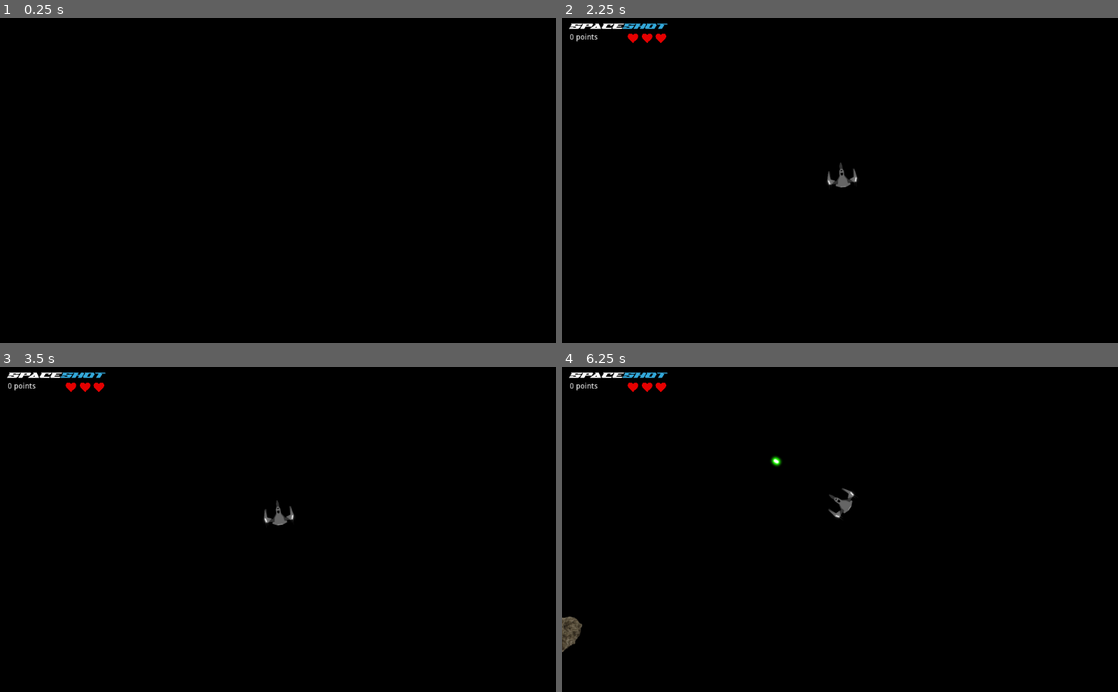
Above: before the commit, frames 1-4 (two rows, left to right).
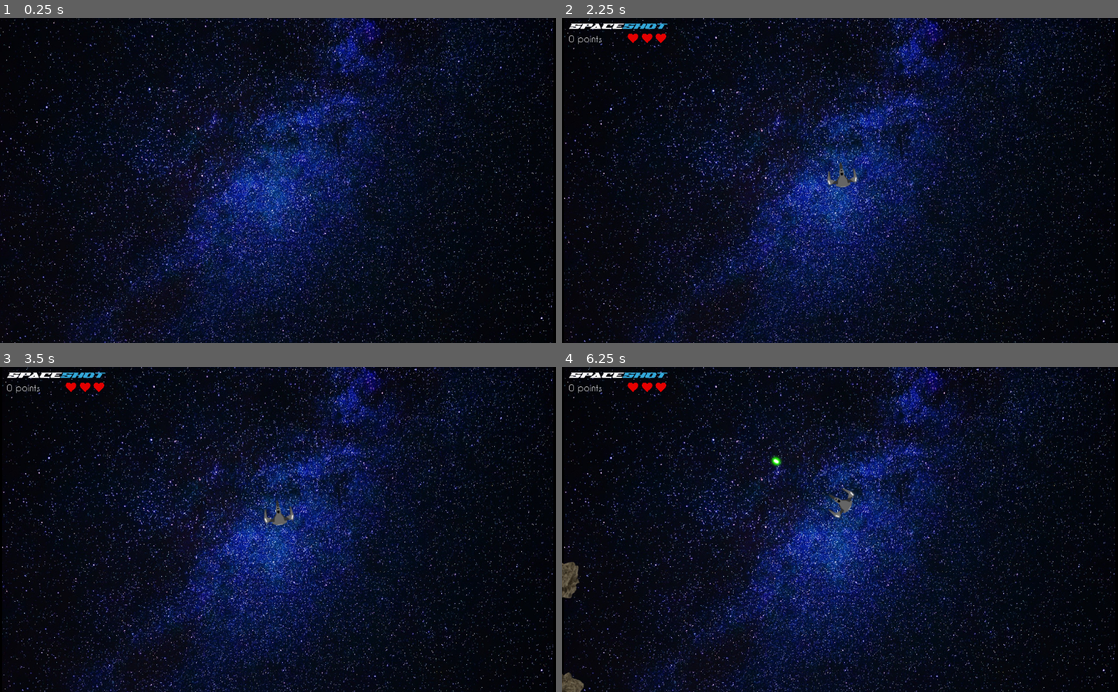
Above: after the commit, the same moments.

Repository: christolord3/Jeux-2D-A2020-Devoirs
Game: Godot game, scene res://scenes/Main.tscn
The game is run twice, just before and just after one commit, with the same random seed, the same clock (stepped at 60 frames per second) and the same inputs.
Inputs (mouse positions are in pixels of both pictures, inside the frame that each line leads up to):
- Up to frame 1 (0.25 s): no input
- Up to frame 2 (2.25 s): tap Enter at 0.5 s; move the mouse to (962, 164) at 0.52 s; hold W (ui_up) 0.53-1.28 s; click (962, 164) at 0.67 s; tap Space at 1.25 s; move the mouse to (728, 196) at 1.27 s; click (728, 196) at 1.42 s; move the mouse to (840, 154) at 2.02 s; hold W (ui_up) from 2.03 s (still down); click (840, 154) at 2.17 s
- Up to frame 3 (3.5 s): keep holding W (ui_up); move the mouse to (278, 503) at 2.77 s; click (278, 503) at 2.92 s
- Up to frame 4 (6.25 s): move the mouse to (1006, 578) at 3.52 s; release W (ui_up) at 3.53 s; click (1006, 578) at 3.67 s; move the mouse to (673, 480) at 4.27 s; click (673, 480) at 4.42 s; move the mouse to (867, 529) at 5.02 s; click (867, 529) at 5.17 s; move the mouse to (756, 448) at 5.77 s; hold W (ui_up) from 5.78 s (still down); click (756, 448) at 5.92 s

The runs differ from the first frame. In frame 1, 51% of the frame differs, in the area x 0-100%, y 0-100%; in frame 2, 51%; in frame 3, 51%; in frame 4, 51%.

Commit message:
Animation joueur
Quand le joueur perd une vie, il devient transparent.

Diff:
--- a/Devoir 4/JeuSpaceShot/project.godot
+++ b/Devoir 4/JeuSpaceShot/project.godot
@@ -20,6 +20,10 @@
 boot_splash/bg_color=Color( 0, 0, 0, 1 )
 config/icon="res://icon.png"
 
+[display]
+
+window/size/resizable=false
+
 [input]
 
 ui_up={
--- a/Devoir 4/JeuSpaceShot/scenes/Jeu.tscn
+++ b/Devoir 4/JeuSpaceShot/scenes/Jeu.tscn
@@ -1,16 +1,28 @@
-[gd_scene load_steps=7 format=2]
+[gd_scene load_steps=11 format=2]
 
 [ext_resource path="res://scenes/Joueur.tscn" type="PackedScene" id=1]
 [ext_resource path="res://ressources/logo/logo-spaceshot.png" type="Texture" id=2]
 [ext_resource path="res://scripts/Jeu.gd" type="Script" id=3]
 [ext_resource path="res://ressources/menu/bouton-quitter.png" type="Texture" id=4]
 [ext_resource path="res://ressources/icones/icone_coeur.png" type="Texture" id=5]
+[ext_resource path="res://ressources/fond_ecran/fond_jeu.jpg" type="Texture" id=6]
+[ext_resource path="res://ressources/polices/CaviarDreams.ttf" type="DynamicFontData" id=7]
+
+[sub_resource type="DynamicFont" id=2]
+font_data = ExtResource( 7 )
 
 [sub_resource type="RectangleShape2D" id=1]
 extents = Vector2( 173.725, 29.9392 )
 
+[sub_resource type="DynamicFont" id=3]
+size = 51
+font_data = ExtResource( 7 )
+
 [node name="Jeu" type="Node"]
 script = ExtResource( 3 )
+__meta__ = {
+"_edit_vertical_guides_": [  ]
+}
 
 [node name="Logo" type="Sprite" parent="."]
 position = Vector2( 103.688, 15.17 )
@@ -21,10 +33,11 @@
 position = Vector2( 512, 300 )
 
 [node name="CompteurPoint" type="RichTextLabel" parent="."]
-margin_left = 13.63
-margin_top = 28.7401
-margin_right = 112.63
-margin_bottom = 44.7401
+margin_left = 13.0
+margin_top = 29.0
+margin_right = 115.0
+margin_bottom = 50.0
+custom_fonts/normal_font = SubResource( 2 )
 __meta__ = {
 "_edit_lock_": true,
 "_edit_use_anchors_": false
@@ -42,11 +55,11 @@
 
 [node name="TexteFinJeu" type="RichTextLabel" parent="."]
 visible = false
-margin_left = 251.811
-margin_top = 167.413
-margin_right = 358.811
-margin_bottom = 182.413
-rect_scale = Vector2( 5, 5 )
+margin_left = 321.838
+margin_top = 158.703
+margin_right = 700.838
+margin_bottom = 223.703
+custom_fonts/normal_font = SubResource( 3 )
 text = "Vous êtes mort !"
 __meta__ = {
 "_edit_use_anchors_": false
@@ -66,4 +79,13 @@
 position = Vector2( 182.185, 37.6761 )
 scale = Vector2( 0.0303622, 0.0303622 )
 texture = ExtResource( 5 )
+
+[node name="fond_jeu" type="Sprite" parent="."]
+position = Vector2( 511.945, 304.056 )
+scale = Vector2( 0.528595, 0.562641 )
+z_index = -2
+texture = ExtResource( 6 )
+__meta__ = {
+"_edit_lock_": true
+}
 [connection signal="input_event" from="RetourMenu/Area2DRetourMenu" to="." method="_on_area2DRetourMenu_input_event"]
--- a/Devoir 4/JeuSpaceShot/scenes/Main.tscn
+++ b/Devoir 4/JeuSpaceShot/scenes/Main.tscn
@@ -1,10 +1,11 @@
-[gd_scene load_steps=7 format=2]
+[gd_scene load_steps=8 format=2]
 
 [ext_resource path="res://ressources/logo/logo-spaceshot.png" type="Texture" id=1]
 [ext_resource path="res://ressources/menu/bouton-start.png" type="Texture" id=2]
 [ext_resource path="res://ressources/menu/bouton-quitter.png" type="Texture" id=3]
 [ext_resource path="res://ressources/menu/bouton-options.png" type="Texture" id=4]
 [ext_resource path="res://scripts/Main.gd" type="Script" id=5]
+[ext_resource path="res://ressources/fond_ecran/fond_jeu.jpg" type="Texture" id=6]
 
 [sub_resource type="RectangleShape2D" id=1]
 extents = Vector2( 175, 30 )
@@ -55,6 +56,12 @@
 [node name="CollisionShapeQuitter" type="CollisionShape2D" parent="BoutonQuitter/Area2DQuitter"]
 position = Vector2( -8, 334 )
 shape = SubResource( 1 )
+
+[node name="FondJeu" type="Sprite" parent="."]
+position = Vector2( 509.707, 299.89 )
+scale = Vector2( 0.530945, 0.559055 )
+z_index = -2
+texture = ExtResource( 6 )
 [connection signal="input_event" from="BoutonStart/Aread2DStart" to="." method="_on_aread2DStart_input_event"]
 [connection signal="input_event" from="BoutonOptions/Aread2DOptions" to="." method="_on_aread2DOptions_input_event"]
 [connection signal="input_event" from="BoutonQuitter/Area2DQuitter" to="." method="_on_area2DQuitter_input_event"]
--- a/Devoir 4/JeuSpaceShot/scripts/Asteroides.gd
+++ b/Devoir 4/JeuSpaceShot/scripts/Asteroides.gd
@@ -25,8 +25,10 @@
 	var collision = move_and_collide(velocite);
 	if collision:
 		if collision.collider.has_method("enlever_vie"):
-			exploser();
-			collision.collider.enlever_vie();
+			if !collision.collider.obtenir_statut_protection():
+				collision.collider.enlever_vie();
+				collision.collider.changer_statut_protege();
+				get_parent().remove_child(self);
 		velocite = velocite.bounce(collision.normal);
 
 func teleporter():
@@ -46,8 +48,8 @@
 		nouveauAsteroides_1.est_complet = false;
 		nouveauAsteroides_2.est_complet = false;
 		nouveauAsteroides_1.global_position = global_position;
-		nouveauAsteroides_2.global_position.x = global_position.x + round(rand_range(0,5));
-		nouveauAsteroides_2.global_position.y = global_position.y + round(rand_range(0,5));
+		nouveauAsteroides_2.global_position.x = global_position.x + round(rand_range(1,5));
+		nouveauAsteroides_2.global_position.y = global_position.y + round(rand_range(1,5));
 		nouveauAsteroides_1.velocite = velocite;
 		nouveauAsteroides_2.velocite = -velocite;
 		nouveauAsteroides_1.scale = Vector2(.5,.5);
--- a/Devoir 4/JeuSpaceShot/scripts/Jeu.gd
+++ b/Devoir 4/JeuSpaceShot/scripts/Jeu.gd
@@ -30,6 +30,7 @@
 
 func verifierEnJeu():
 	if joueur.vie <= 0:
+		remove_child(joueur)
 		en_jeu = false;
 
 func changerPoints(nouveauPoints):
@@ -58,12 +59,10 @@
 		get_tree().change_scene("res://scenes/Main.tscn");
 
 func _on_timer_timeout_asteroides():
-	if(secondes == 2):
-
+	if(secondes == 1):
 		secondes = 0;
 		var nouveauAsteroides = asteroides.instance();
 		var positionEcran = round(rand_range(0,5));
-
 		if(positionEcran == 1):
 			nouveauAsteroides.global_position.x = 0;
 			nouveauAsteroides.global_position.y = round(rand_range(0,600));
--- a/Devoir 4/JeuSpaceShot/scripts/Joueur.gd
+++ b/Devoir 4/JeuSpaceShot/scripts/Joueur.gd
@@ -1,27 +1,39 @@
 extends KinematicBody2D
 
 export var vie = 3;
-var vitesse = 250
-var velocite = Vector2()
+var est_protege = false;
+var vitesse = 250;
+var velocite = Vector2();
+var timer = null;
+var secondes = 0;
+var temps_protection = 0;
 const laser = preload("res://scenes/Laser.tscn");
 onready var position2DCanon = $Position2DCanon;
 
 func _ready():
-	pass
+	timer = Timer.new();
+	timer.connect("timeout", self, "_on_timer_timeout_joueur");
+	add_child(timer);
 
 func _physics_process(delta):
-	mouvements()
-	tirer()
-	teleporter()
+	mouvements();
+	tirer();
+	teleporter();
 
 func _process(delta):
-	pass
+	if temps_protection >= 3:
+		timer.stop();
+		modulate.a = 1;
+		est_protege = false;
+		temps_protection = 0;
+	if est_protege:
+		modulate.a = 0.5;
 
 func mouvements():
 	#On vérifie si le joueur bouge
-	var avancer = Input.is_action_pressed("ui_up")
+	var avancer = Input.is_action_pressed("ui_up");
 	#On calcule la direction entre le joueur et la souris
-	var dir = get_global_mouse_position() - global_position
+	var dir = get_global_mouse_position() - global_position;
 
 	#Si on avance
 	if avancer:
@@ -29,16 +41,16 @@
 		#On bouge selon la vitesse prévue
 		if dir.length() > 40:
 			vitesse = 250;
-			velocite = Vector2(vitesse, 0).rotated(rotation)
+			velocite = Vector2(vitesse, 0).rotated(rotation);
 	else:
 		vitesse = vitesse - 5;
 		if vitesse <= 0:
 			vitesse = 0;
-		velocite = Vector2(vitesse, 0).rotated(rotation)
-	velocite = move_and_slide(velocite)
+		velocite = Vector2(vitesse, 0).rotated(rotation);
+	velocite = move_and_slide(velocite);
 	#On change la direction du vaisseau selon la souris
 	if dir.length() > 5:
-		rotation = dir.angle()
+		rotation = dir.angle();
 
 func teleporter():
 	if position.x <= 10:
@@ -58,4 +70,15 @@
 		get_parent().add_child(nouveauLaser);
 
 func enlever_vie():
-	vie -= 1;
+	if est_protege == false:
+		vie -= 1;
+
+func _on_timer_timeout_joueur():
+	temps_protection += 1;
+
+func changer_statut_protege():
+	timer.start();
+	est_protege = true;
+
+func obtenir_statut_protection():
+	return est_protege;
--- a/Devoir 4/JeuSpaceShot/scripts/Laser.gd
+++ b/Devoir 4/JeuSpaceShot/scripts/Laser.gd
@@ -1,5 +1,6 @@
 extends KinematicBody2D
 
+#Variables
 onready var animationLaser = $animationLaser;
 var velocite;
 var vitesse = 10;
--- a/Devoir 4/JeuSpaceShot/scripts/Main.gd
+++ b/Devoir 4/JeuSpaceShot/scripts/Main.gd
@@ -60,7 +60,6 @@
 # Si l'événement est un clic, on ferme le programme
 func _on_area2DQuitter_input_event(viewport, event, shape_idx):
 	if  event is InputEventMouseButton and event.pressed and event.button_index == BUTTON_LEFT:
-		print("Quitting game !");
 		get_tree().quit();
 
 func _on_timer_timeout_logo():
Binary file added: Devoir 4/JeuSpaceShot/ressources/fond_ecran/fond_jeu.jpg
Not shown, added: Devoir 4/JeuSpaceShot/ressources/fond_ecran/fond_jeu.jpg.import
Binary file added: Devoir 4/JeuSpaceShot/ressources/polices/CaviarDreams.ttf
Not shown, added: Devoir 4/sources/CaviarDreams.ttf
Not shown, added: Devoir 4/sources/CaviarDreams_Bold.ttf
Not shown, added: Devoir 4/sources/CaviarDreams_BoldItalic.ttf
Not shown, added: Devoir 4/sources/CaviarDreams_Italic.ttf
Not shown, added: Devoir 4/sources/caviar_dreams.zip
Not shown, added: Devoir 4/sources/img/fond_jeu.jpg
